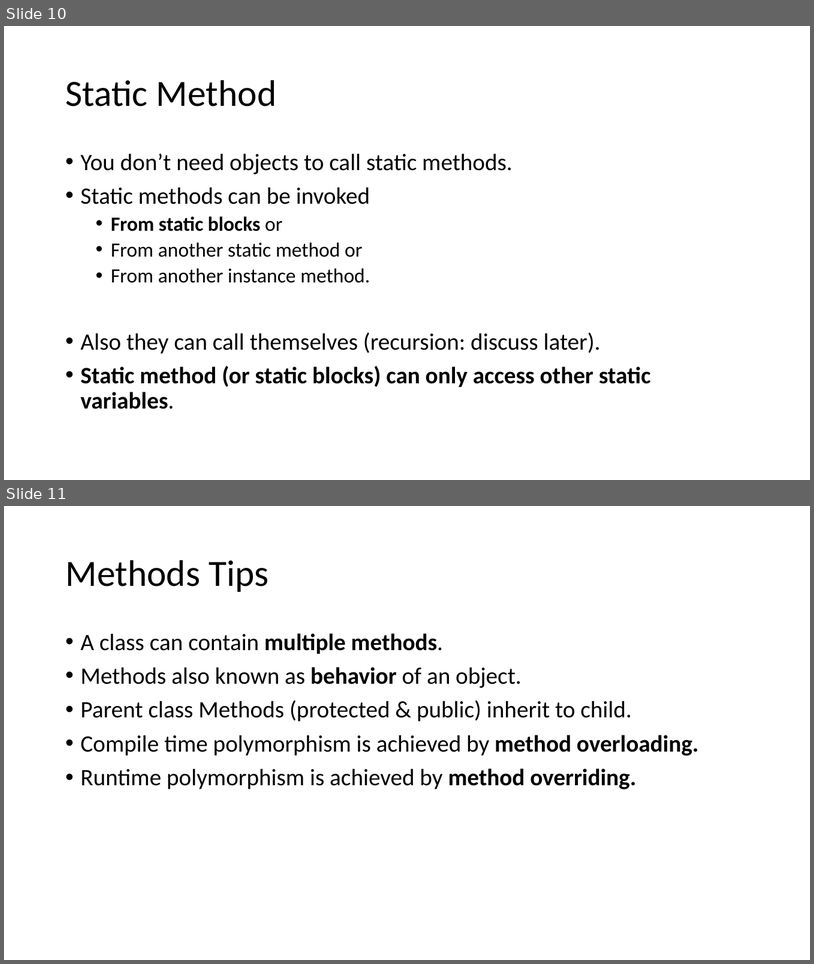
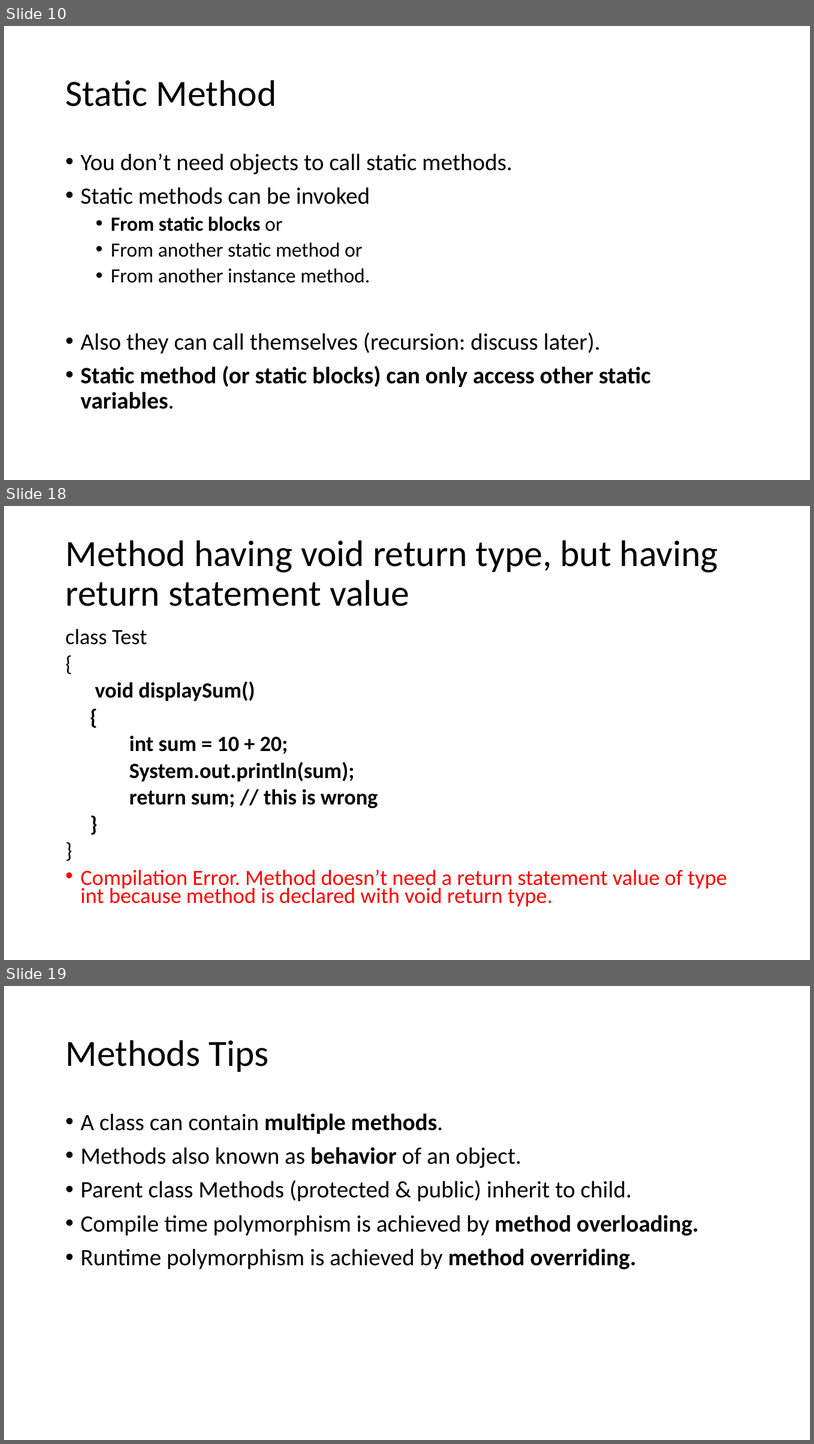
Before and after one commit to umaa-java-sept-2020/documents, a slide deck: methods.pptx. Shown one above the other, each under a label of ours: slides 10 and 11 before the commit, slides 10, 18 and 19 after it; the slides between them are not shown. The pictures are 814x964 and 814x1444 pixels, drawn with LibreOffice and Linux fonts; fonts in the diff are those of the drawing. Boxes give left, top, right and bottom in pixels: in the first picture for what was removed or moved away, otherwise in the second. Text is boxed around its words. In the diff, an @@ line names an element or a change of style, - is before the commit and + after.

```diff
--- a/methods.pptx
+++ b/methods.pptx
@@ slide 18 added at (4, 506, 810, 960), background #FFFFFF @@
@@ title added at (65, 540, 719, 606), 44 pt, text #000000 @@
+Method having void return type, but having return statement value
@@ text added at (65, 628, 728, 906), 25.9 pt, text #FF0000 @@
+class Test
+{
+void displaySum()
+{
+int sum = 10 + 20;
+System.out.println(sum);
+return sum; // this is wrong
+}
+}
+• Compilation Error. Method doesn’t need a return statement value of type int because method is declared with void return type.
@@ what was slide 11 is now slide 19 @@
```
Also in this commit, not shown: 3 slides changed, 7 other slides added.
